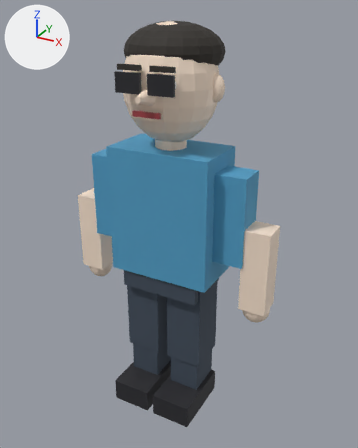
A saved change to the glTF model game/assets/models/generated_humanoids/engineer_00.glb.
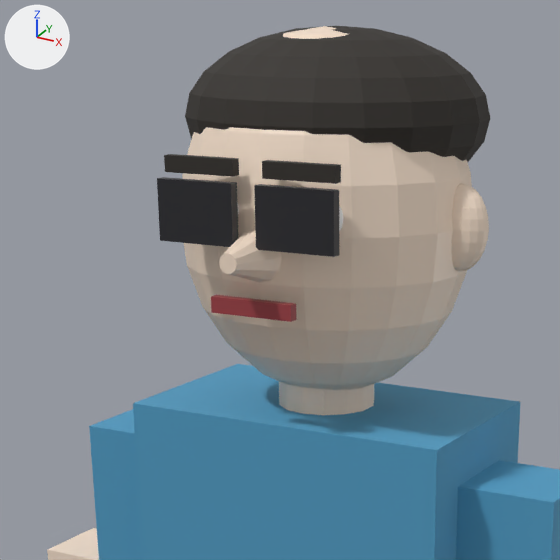
Old and new are each drawn whole from a 50 mm lens placed at (1.205, -2.108, 3.031), pointed at (0.034, 0.022, 1.966) and again close up on the part from 17% to 69% of the width and 3% to 44% of the height. Lighting does not change. The marker at upper left points along +X, +Y and +Z. The last two pictures show the newer version. Vertices at exactly the same position are counted once.

In view in the first close-up: 'Brow.L', 'EarL', 'Glasses.L', 'Glasses.R', 'Hair', 'Head', 'Mouth', 'Neck', 'Nose', 'Torso', 'UpperArm.L', 'UpperArm.R' and 3 more.
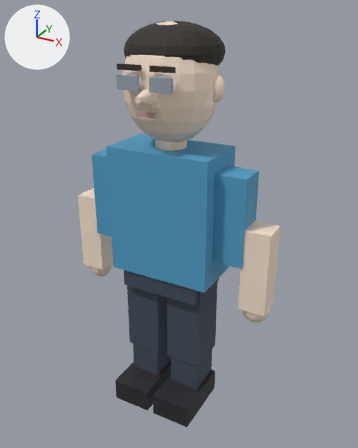
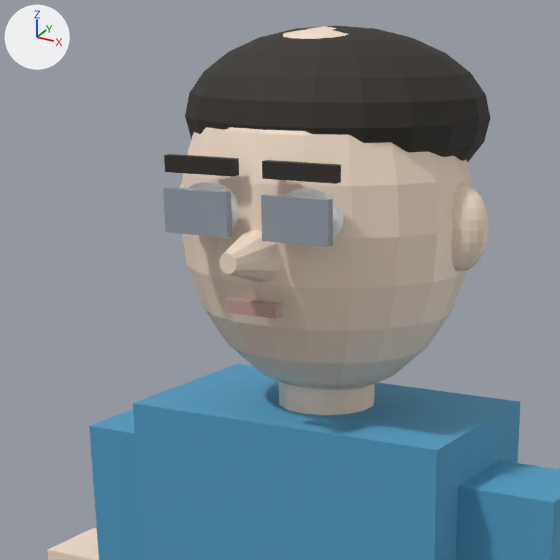
Pixel boxes (x1, y1, x2, y2) of what changed, in the close-ups (560 x 560 px):
'Glasses.L', recoloured, rescaled (black to grey, 15% narrower, 27% shorter)
    before: (254, 184, 339, 257)
    after: (261, 194, 333, 247)
'Glasses.R', recoloured, rescaled (black to grey, 15% narrower, 27% shorter)
    before: (157, 177, 238, 247)
    after: (163, 187, 232, 238)
'Mouth', recoloured, rescaled (lighter, 33% narrower, 21% shorter)
    before: (211, 295, 296, 322)
    after: (225, 298, 282, 319)

Patch to the scene script:
```diff
--- a/game/assets/models/generated_humanoids/engineer_00.glb.py
+++ b/game/assets/models/generated_humanoids/engineer_00.glb.py
@@ mat_glasses @@
 mat_glasses = principled_material('Glasses')
-mat_glasses.base_color = (0.02, 0.02, 0.025)  # black #27272c
+mat_glasses.base_color = (0.32, 0.36, 0.42)  # grey #99a2ad
 mat_glasses.roughness = 0.4
@@ mat_mouth_003 @@
 mat_mouth_003 = principled_material('Mouth.003')
-mat_mouth_003.base_color = (0.35, 0.05, 0.06)  # red #a03f45
+mat_mouth_003.base_color = (0.55, 0.33, 0.31)  # pink #c49b97
@@ me_cube_064 @@
 # used by ob_glasses_l; location = (0.0, 0.0, 0.9)
-me_cube_064.from_pydata(...)  # 8 vertices, 12 faces; spans x 0.02..0.15, y -0.24..-0.224, z 1.775..1.865
+me_cube_064.from_pydata(...)  # 8 vertices, 12 faces; spans x 0.03..0.14, y -0.239..-0.225, z 1.788..1.852
+# me_cube_064 part 1: the whole mesh is scaled about its middle by (0.846, 0.875, 0.711)
 me_cube_064.materials.append(mat_glasses)
@@ me_cube_065 @@
 # used by ob_glasses_r; location = (0.0, 0.0, 0.9)
-me_cube_065.from_pydata(...)  # 8 vertices, 12 faces; spans x -0.15..-0.02, y -0.24..-0.224, z 1.775..1.865
+me_cube_065.from_pydata(...)  # 8 vertices, 12 faces; spans x -0.14..-0.03, y -0.239..-0.225, z 1.788..1.852
+# me_cube_065 part 2: the whole mesh is scaled about its middle by (0.846, 0.875, 0.711)
 me_cube_065.materials.append(mat_glasses)
@@ me_cube_063 @@
 # used by ob_mouth; location = (0.0, 0.0, 0.9)
-me_cube_063.from_pydata(...)  # 8 vertices, 12 faces; spans x -0.07..0.07, y -0.228..-0.212, z 1.673..1.697
+me_cube_063.from_pydata(...)  # 8 vertices, 12 faces; spans x -0.045..0.045, y -0.228..-0.212, z 1.675..1.695
+# me_cube_063 part 3: the whole mesh is scaled about its middle by (0.643, 1, 0.833)
 me_cube_063.materials.append(mat_mouth_003)
```
